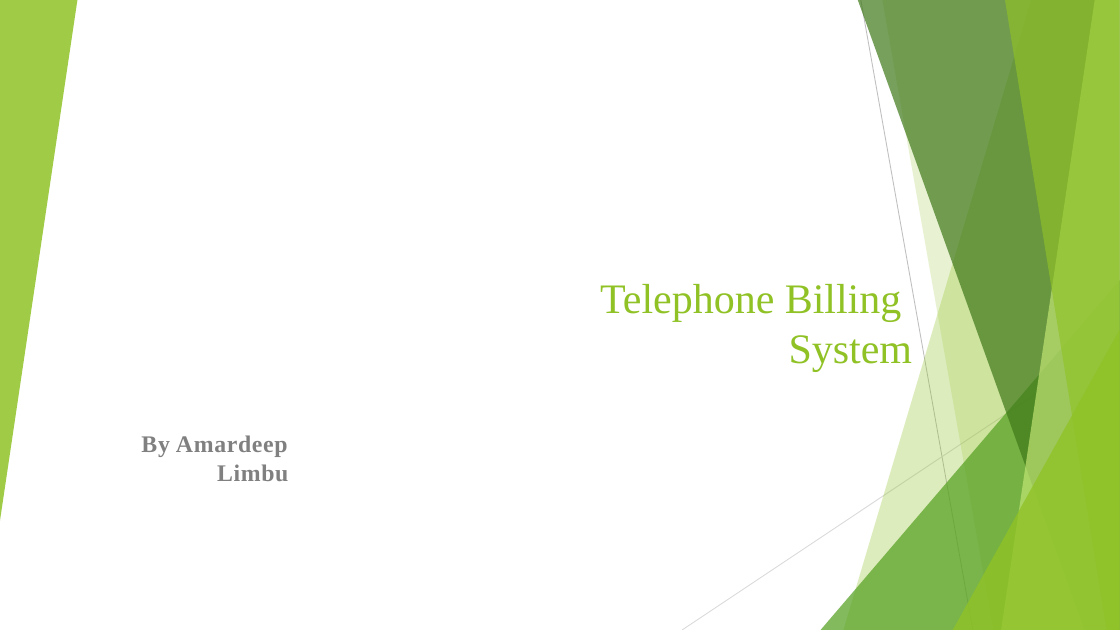
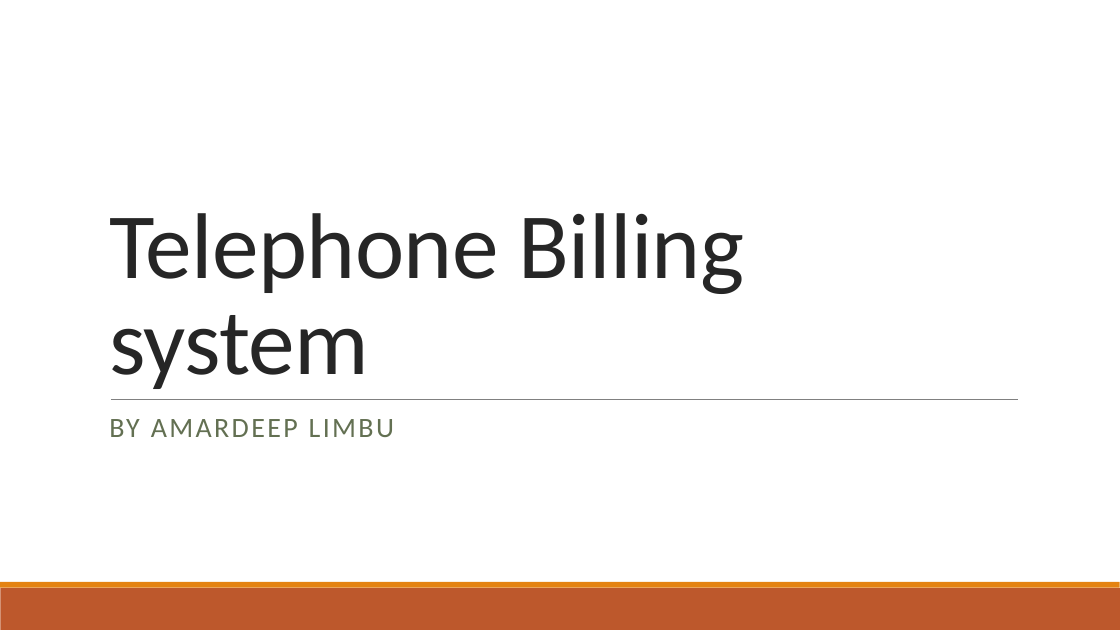
Before and after one commit to no-routine/college, a slide deck: slide 1 of telephone project.pptx. Drawn at 1120x630 pixels with LibreOffice and Linux fonts; fonts in the diff are those of the drawing; background and template pictures are left out. Boxes give left, top, right and bottom in pixels: in the first picture for what was removed or moved away, otherwise in the second. Text is boxed around its words. In the diff, an @@ line names an element or a change of style, - is before the commit and + after.

```diff
--- a/telephone project.pptx
+++ b/telephone project.pptx
@@ group removed at (x1=0, y1=0, x2=1120, y2=630): 5 freeform shapes, 3 triangles, 2 lines @@
@@ title at (x1=109, y1=213, x2=745, y2=389): text changed; size 36 to 80 pt; font Times New Roman to Calibri; text colour #90C226 to #262626 @@
-Telephone Billing
-System
+Telephone Billing system
@@ subtitle at (x1=109, y1=419, x2=394, y2=437): text changed; size 20.4 to 24 pt; font Times New Roman to Calibri; text colour #808080 to #637052; bold off @@
-By Amardeep Limbu
+BY AMARDEEP LIMBU
@@ line added from (111, 399) to (1018, 399), #808080 0.5 pt @@
@@ rectangle added at (x1=0, y1=588, x2=1120, y2=630), fill #BD582C @@
@@ rectangle added at (x1=0, y1=582, x2=1120, y2=588), fill #E48312 @@
```
Also in this commit, not shown: 2 other slides changed, 4 slides added, 10 slides removed.
